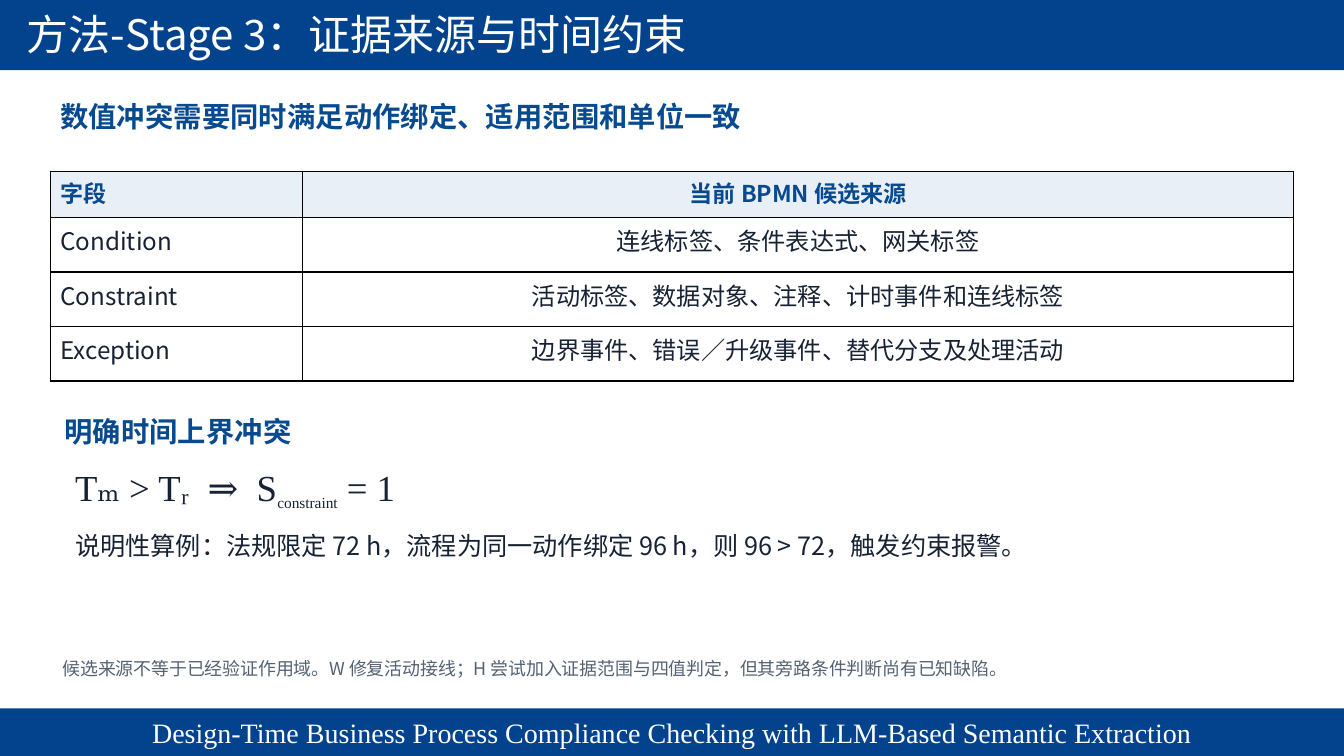
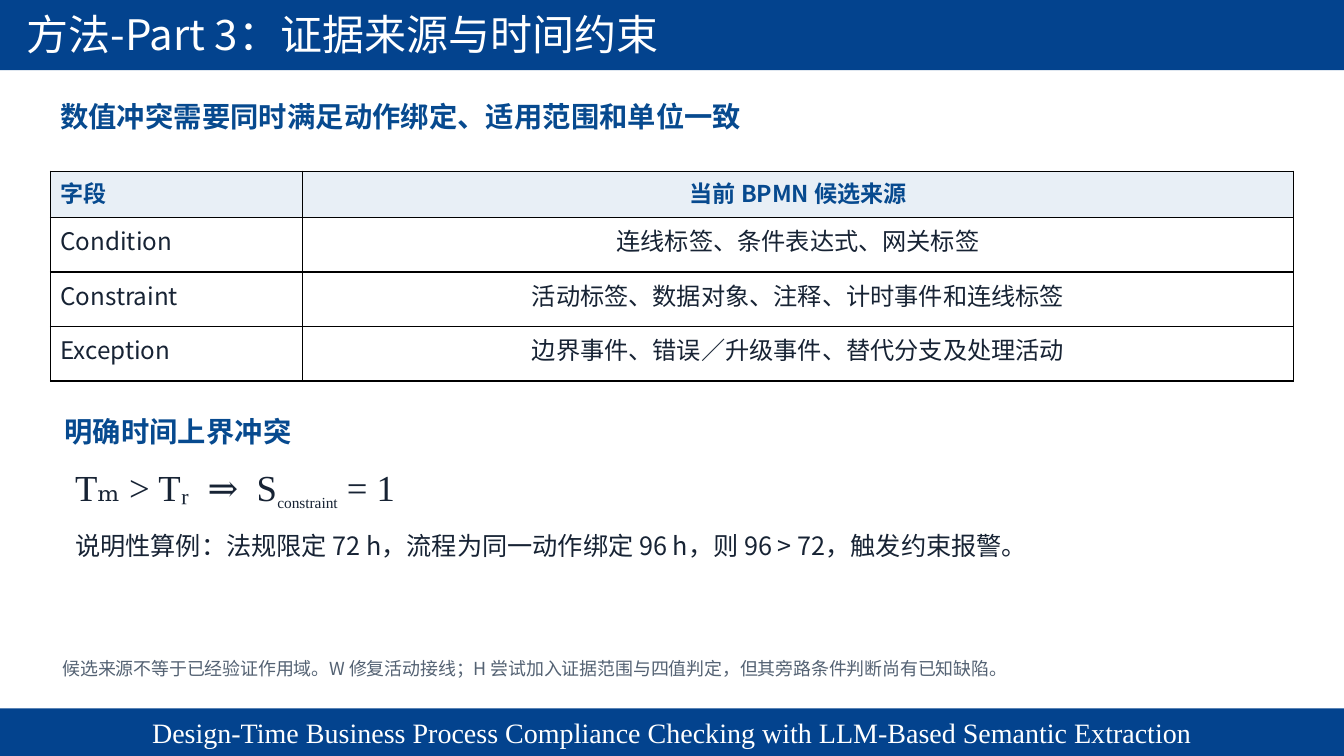
Before and after one commit to chaos-66/LLM4BPC, a slide deck: slide 17 of formal_experiment/paper/presentations/LLM4BPC_Semantic_Extraction_Revised.pptx. Drawn at 1344x756 pixels with LibreOffice and Linux fonts; fonts in the diff are those of the drawing; background and template pictures are left out. Boxes give left, top, right and bottom in pixels: in the first picture for what was removed or moved away, otherwise in the second. Text is boxed around its words. In the diff, an @@ line names an element or a change of style, - is before the commit and + after.

Commit message:
PW3/PW5 checkpoint: unify Part names and verify parallel inputs

```diff
--- a/formal_experiment/paper/presentations/LLM4BPC_Semantic_Extraction_Revised.pptx
+++ b/formal_experiment/paper/presentations/LLM4BPC_Semantic_Extraction_Revised.pptx
@@ text at [27, 14, 658, 54]: text changed @@
-方法-Stage 3：证据来源与时间约束
+方法-Part 3：证据来源与时间约束
```
Also in this commit, not shown: 19 other slides changed, 53 other files.
